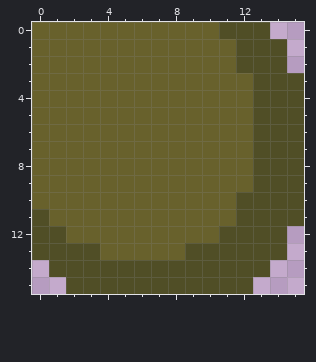
Pixel-art sprite: images/tiles/swamp/bottomright.png. Above: the version before the commit.
The file is 16x16 pixels.
Once edited:
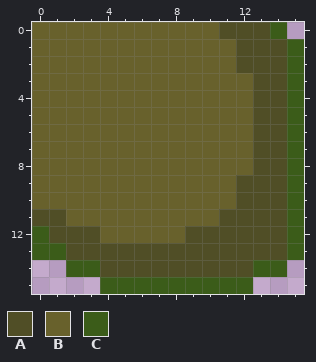
Palette (. is transparent): A #504e26  B #68612c  C #3b5c19
Change:
y 0: x 14 . -> C
y 1..2: x 15 . -> C
y 3..8: x 15 A -> C
y 9: x 12 B -> A; x 15 A -> C
y 10: x 15 A -> C
y 11: x 1 B -> A; x 11 B -> A; x 15 A -> C
y 12: x 0 A -> C; x 2..3 BB -> AA; x 9..10 BB -> AA; x 15 . -> C
y 13: x 0..1 AA -> CC; x 4..8 BBBBB -> AAAAA; x 15 . -> C
y 14: x 1..3 AAA -> .CC; x 13..14 A. -> CC
y 15: x 2..12 AAAAAAAAAAA -> ..CCCCCCCCC
Boxes around the changes in both pictures, in picture pixels (x1, y1, x2, y2):
changed: (32, 22, 304, 294)
